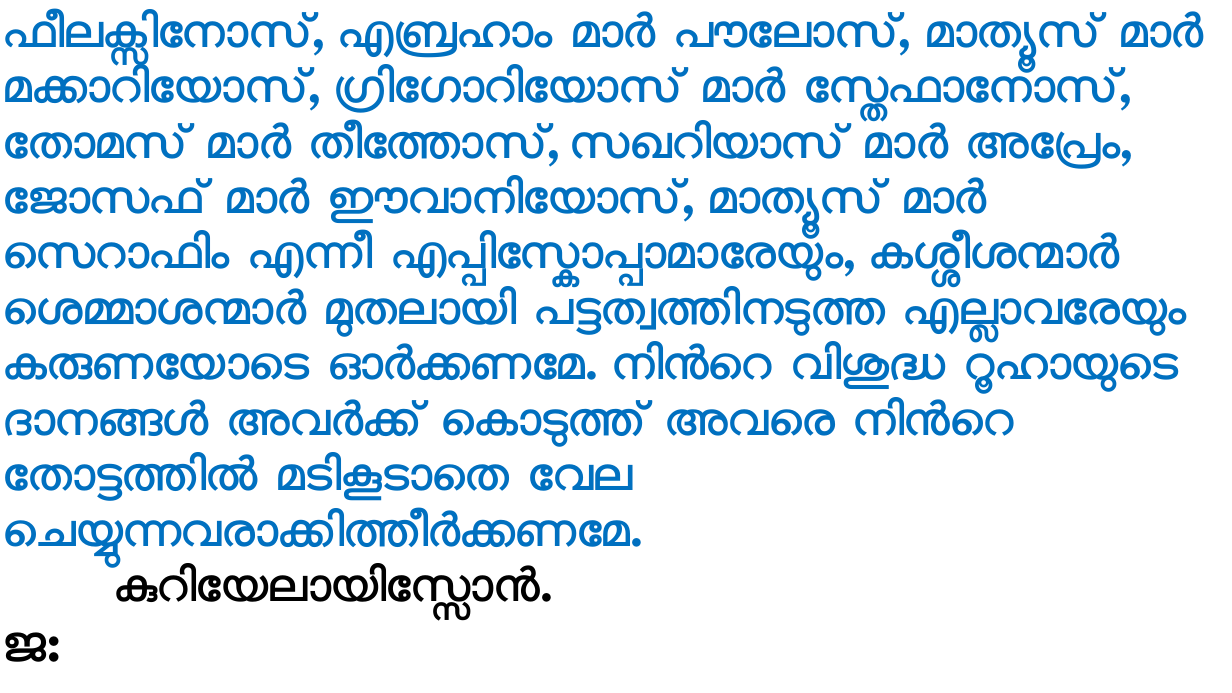
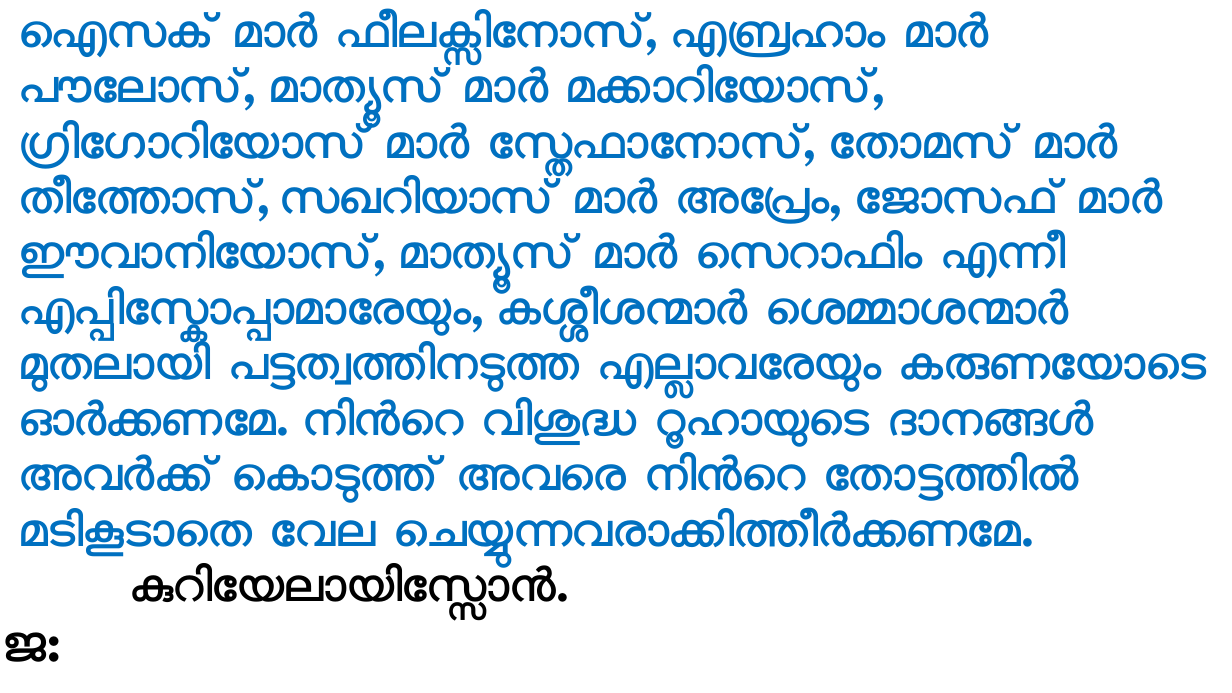
Before and after one commit to gijocode/Church_PPT_Utility, a slide deck: slide 101 of templates/malayalam_service_template.pptx. Drawn at 1232x693 pixels with LibreOffice and Linux fonts; fonts in the diff are those of the drawing. Boxes give left, top, right and bottom in pixels: in the first picture for what was removed or moved away, otherwise in the second. Text is boxed around its words. In the diff, an @@ line names an element or a change of style, - is before the commit and + after.

```diff
--- a/templates/malayalam_service_template.pptx
+++ b/templates/malayalam_service_template.pptx
@@ text "ഐസക് മാര്‍ ഫീലക്സിനോസ്, എബ്രഹാം മാര്‍ ...": place and size @@
-text "ഐസക് മാര്‍ ഫീലക്സിനോസ്, എബ്രഹാം മാര്‍ ..." at (3, 11, 1204, 614)
+text "ഐസക് മാര്‍ ഫീലക്സിനോസ്, എബ്രഹാം മാര്‍ ..." at (19, 11, 1206, 614)
@@ text at (19, 11, 1206, 559): text changed @@
-ഫീലക്സിനോസ്, എബ്രഹാം മാര്‍ പൗലോസ്, മാത്യൂസ് മാര്‍ മക്കാറിയോസ്, ഗ്രിഗോറിയോസ് മാര്‍ സ്തേഫാനോസ്, തോമസ് മാര്‍ തീത്തോസ്, സഖറിയാസ് മാർ അപ്രേം, ജോസഫ് മാർ ഈവാനിയോസ്, മാത്യൂസ് മാർ സെറാഫിം എന്നീ എപ്പിസ്കോപ്പാമാരേയും, കശ്ശീശന്മാര്‍ ശെമ്മാശന്മാര്‍ മുതലായി പട്ടത്വത്തിനടുത്ത എല്ലാവരേയും കരുണയോടെ ഓര്‍ക്കണമേ. നിന്‍റെ വിശുദ്ധ റൂഹായുടെ ദാനങ്ങള്‍ അവര്‍ക്ക് കൊടുത്ത് അവരെ നിന്‍റെ തോട്ടത്തില്‍ മടികൂടാതെ വേല ചെയ്യുന്നവരാക്കിത്തീര്‍ക്കണമേ.
+ഐസക് മാര്‍ ഫീലക്സിനോസ്, എബ്രഹാം മാര്‍ പൗലോസ്, മാത്യൂസ് മാര്‍ മക്കാറിയോസ്, ഗ്രിഗോറിയോസ് മാര്‍ സ്തേഫാനോസ്, തോമസ് മാര്‍ തീത്തോസ്, സഖറിയാസ് മാർ അപ്രേം, ജോസഫ് മാർ ഈവാനിയോസ്, മാത്യൂസ് മാർ സെറാഫിം എന്നീ എപ്പിസ്കോപ്പാമാരേയും, കശ്ശീശന്മാര്‍ ശെമ്മാശന്മാര്‍ മുതലായി പട്ടത്വത്തിനടുത്ത എല്ലാവരേയും കരുണയോടെ ഓര്‍ക്കണമേ. നിന്‍റെ വിശുദ്ധ റൂഹായുടെ ദാനങ്ങള്‍ അവര്‍ക്ക് കൊടുത്ത് അവരെ നിന്‍റെ തോട്ടത്തില്‍ മടികൂടാതെ വേല ചെയ്യുന്നവരാക്കിത്തീര്‍ക്കണമേ.
```
Also in this commit, not shown: 17 other slides changed, 1 slide added, 1 slide removed, 1 other file.
